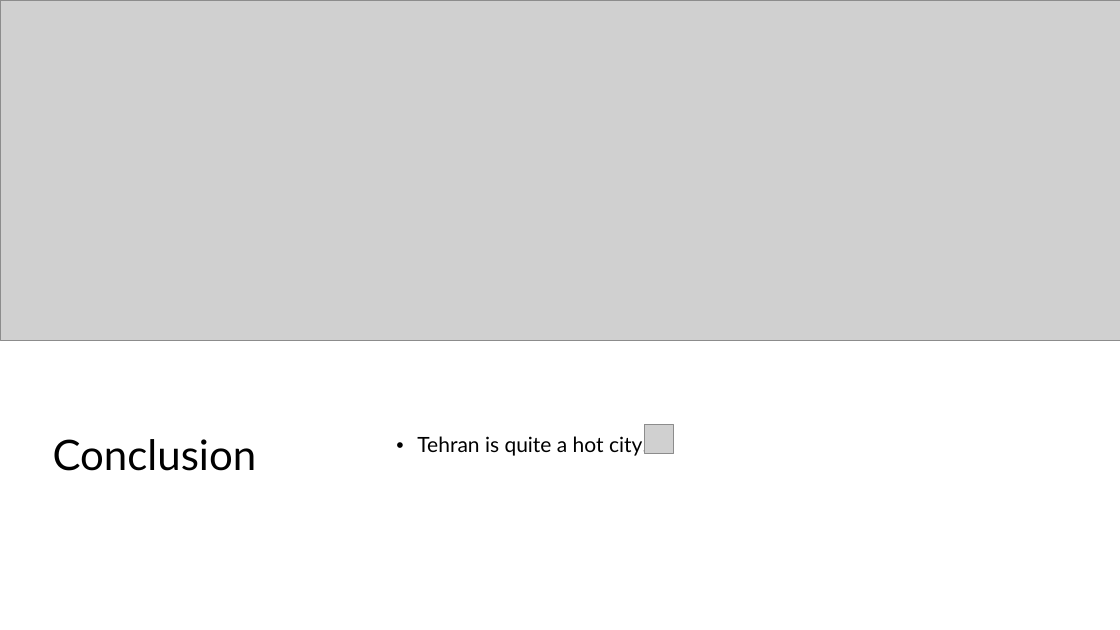
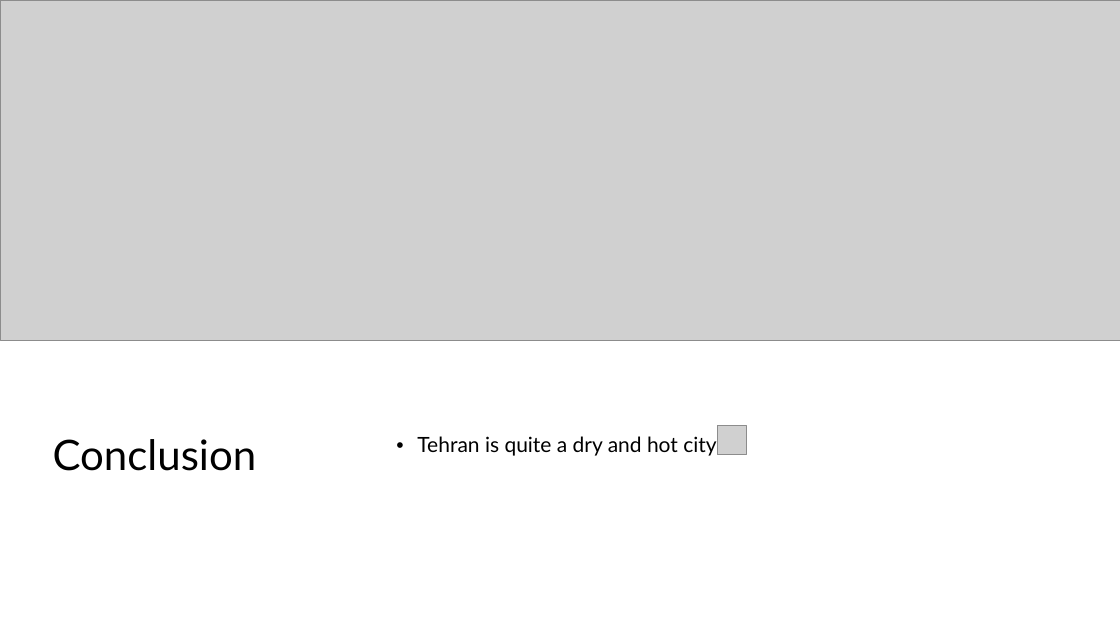
Before and after one commit to mhejazi1989/Final_Project_CMSC6950, a slide deck: slide 9 of Presentation_finalproject_MH_Nov2024.pptx. Drawn at 1120x630 pixels with LibreOffice and Linux fonts; fonts in the diff are those of the drawing; grey boxes stand for pictures. Boxes give left, top, right and bottom in pixels: in the first picture for what was removed or moved away, otherwise in the second. Text is boxed around its words. In the diff, an @@ line names an element or a change of style, - is before the commit and + after.

```diff
--- a/Presentation_finalproject_MH_Nov2024.pptx
+++ b/Presentation_finalproject_MH_Nov2024.pptx
@@ text at [417,434,722,456]: text changed @@
-• Tehran is quite a hot city!
+• Tehran is quite a dry and hot city!
@@ picture: place and size @@
-picture at [644,425,674,455]
+picture at [718,426,747,455]
```
Also in this commit, not shown: 4 other slides changed, 2 slides added, 2 slides removed, 6 other files.
